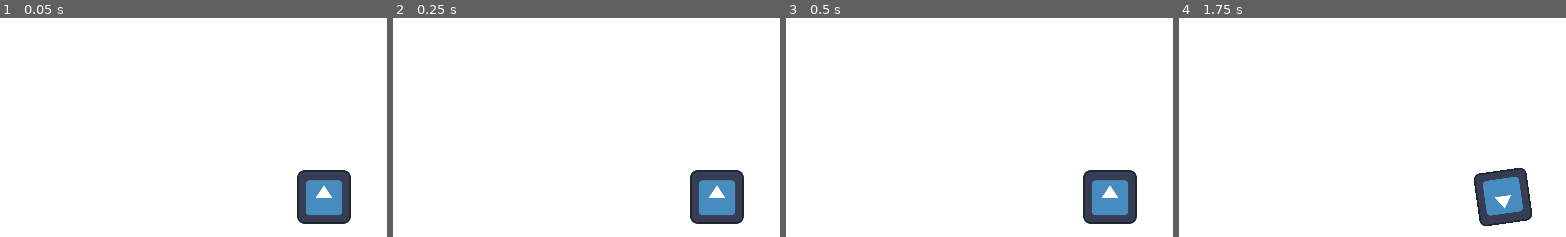
Above: before the commit, frames 1-4 (left to right).
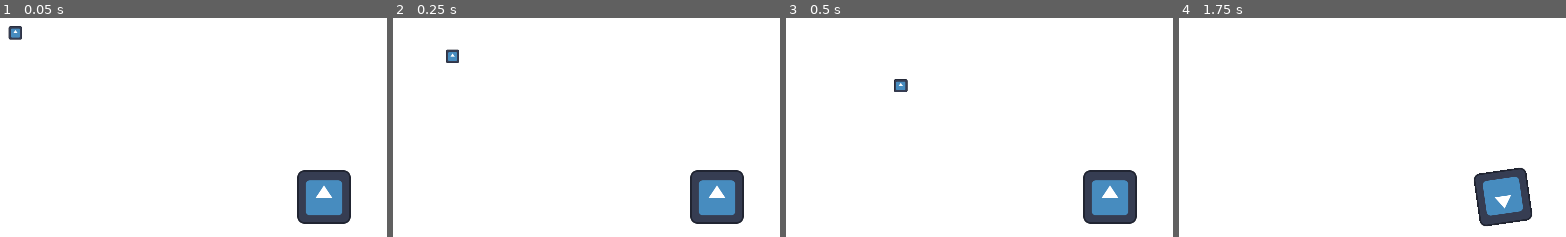
Above: after the commit, the same moments.

Repository: papaya19/One-Trick-Pony
Game: Godot game, scene res://Scenes/level.tscn
The game is run twice, just before and just after one commit, with the same random seed, the same clock (stepped at 60 frames per second) and the same inputs. The engine's default icon, where the game draws it, is replaced by a stand-in: a white triangle on a blue panel in a dark square.
Inputs (mouse positions are % of the whole screen's width and height, from its top left):
- Up to frame 1 (0.05 s): no input
- Up to frame 2 (0.25 s): no input
- Up to frame 3 (0.5 s): no input
- Up to frame 4 (1.75 s): move the mouse to (74, 44) at 0.52 s; press the mouse at (74, 44) at 0.53 s; move the mouse to (30, 54) at 1.27 s; release the mouse at (30, 54) at 1.28 s; click (30, 54) at 1.35 s
The pictures show only the part of the screen within x 9-59%, y 8-58%; the shares and areas given below are measured in that part.

The runs differ from the first frame. In frame 1, 0.2% of the frame differs, in the area x 2-6%, y 3-11%; in frame 2, 0.2%; in frame 3, 0.2%; in frame 4, nothing differs.

Commit message:
coin function without touching player script
i am on a roll and for the record i only used ai that once cause i couldn't get it working how i wanted and i pretty much rewrite everything beneath those two comments

Diff:
--- /dev/null
+++ b/Godot Project Files/Scenes/coin.tscn
@@ -0,0 +1,19 @@
+[gd_scene format=3 uid="uid://d2kukq6a11gar"]
+
+[ext_resource type="Script" uid="uid://0q6m4lpfbpch" path="res://Scripts/coin.gd" id="1_jgi06"]
+[ext_resource type="Texture2D" uid="uid://ddsykhmac75t6" path="res://icon.svg" id="2_g537i"]
+
+[sub_resource type="CircleShape2D" id="CircleShape2D_h2p6v"]
+radius = 15.033297
+
+[node name="Coin" type="Area2D" unique_id=2000904391 groups=["coin"]]
+script = ExtResource("1_jgi06")
+
+[node name="Sprite2D" type="Sprite2D" parent="." unique_id=1716805942]
+scale = Vector2(0.25, 0.25)
+texture = ExtResource("2_g537i")
+
+[node name="CollisionShape2D" type="CollisionShape2D" parent="." unique_id=289891078]
+shape = SubResource("CircleShape2D_h2p6v")
+
+[connection signal="area_entered" from="." to="." method="_on_area_entered"]
--- a/Godot Project Files/Scenes/level.tscn
+++ b/Godot Project Files/Scenes/level.tscn
@@ -3,6 +3,7 @@
 [ext_resource type="PackedScene" uid="uid://dwfpcfxio54y4" path="res://Scenes/gun.tscn" id="1_k5f4k"]
 [ext_resource type="PackedScene" uid="uid://dhi5lmgj3uvww" path="res://Scenes/player.tscn" id="1_tumq0"]
 [ext_resource type="PackedScene" uid="uid://8aq3xri8qeeh" path="res://Scenes/enemy_spawner.tscn" id="4_81xng"]
+[ext_resource type="PackedScene" uid="uid://d2kukq6a11gar" path="res://Scenes/coin.tscn" id="4_wqkje"]
 
 [node name="Level" type="Node2D" unique_id=1152983213]
 
@@ -25,3 +26,6 @@
 
 [node name="Node2D" type="Node2D" parent="." unique_id=1509507309]
 position = Vector2(553, 60)
+
+[node name="Coin" parent="." unique_id=2000904391 instance=ExtResource("4_wqkje")]
+position = Vector2(193, 132)
--- /dev/null
+++ b/Godot Project Files/Scripts/coin.gd
@@ -0,0 +1,14 @@
+extends Area2D
+
+
+var speed = 600 #we should make this tween, it would work well
+
+func _process(delta: float) -> void:
+	var direction = global_position.direction_to(Vector2(960,540))
+	position += direction * speed * delta
+
+
+func _on_area_entered(body) -> void:
+	if body.is_in_group("player"):
+		Global.player_gain_coin.emit(1)
+		queue_free()
--- a/Godot Project Files/Scripts/enemy.gd
+++ b/Godot Project Files/Scripts/enemy.gd
@@ -6,7 +6,6 @@
 func _process(delta: float) -> void:
 	var direction = global_position.direction_to(Vector2(960,540))
 	position += direction * speed * delta
-	#move_and_slide()
 
 
 func _on_area_2d_area_entered(body) -> void:
--- a/Godot Project Files/Scripts/global.gd
+++ b/Godot Project Files/Scripts/global.gd
@@ -1,6 +1,7 @@
 extends Node
 
 signal player_take_damage(damage_amount: int)
+signal player_gain_coin(coin_value: int)
 @export var player_health = 8
 @export var magazine_size = 10
 @export var coin_count = 0
--- a/Godot Project Files/project.godot
+++ b/Godot Project Files/project.godot
@@ -30,6 +30,7 @@
 bullet=""
 player=""
 enemy=""
+coin=""
 
 [input]
 
Not shown, added: Godot Project Files/Scripts/coin.gd.uid
